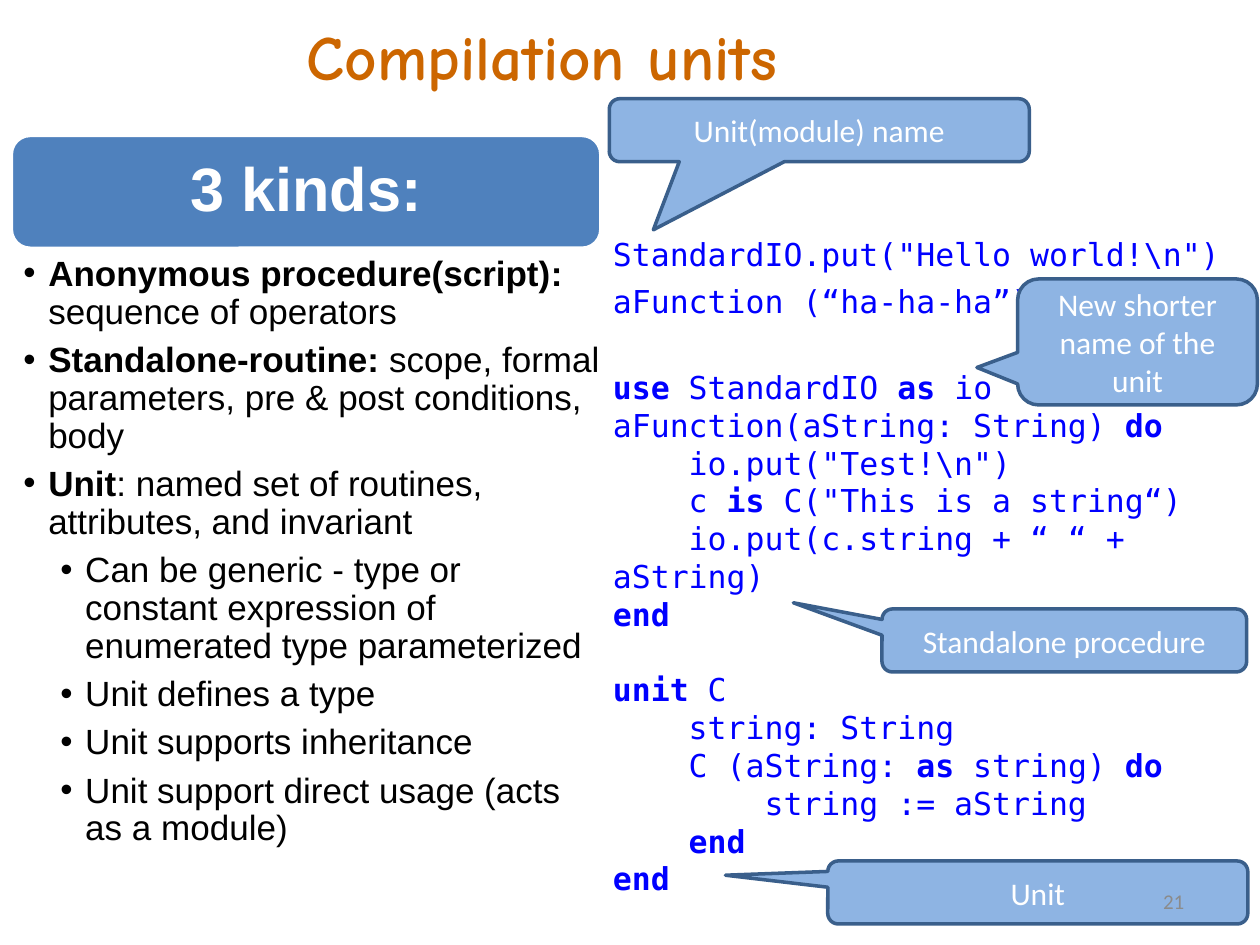
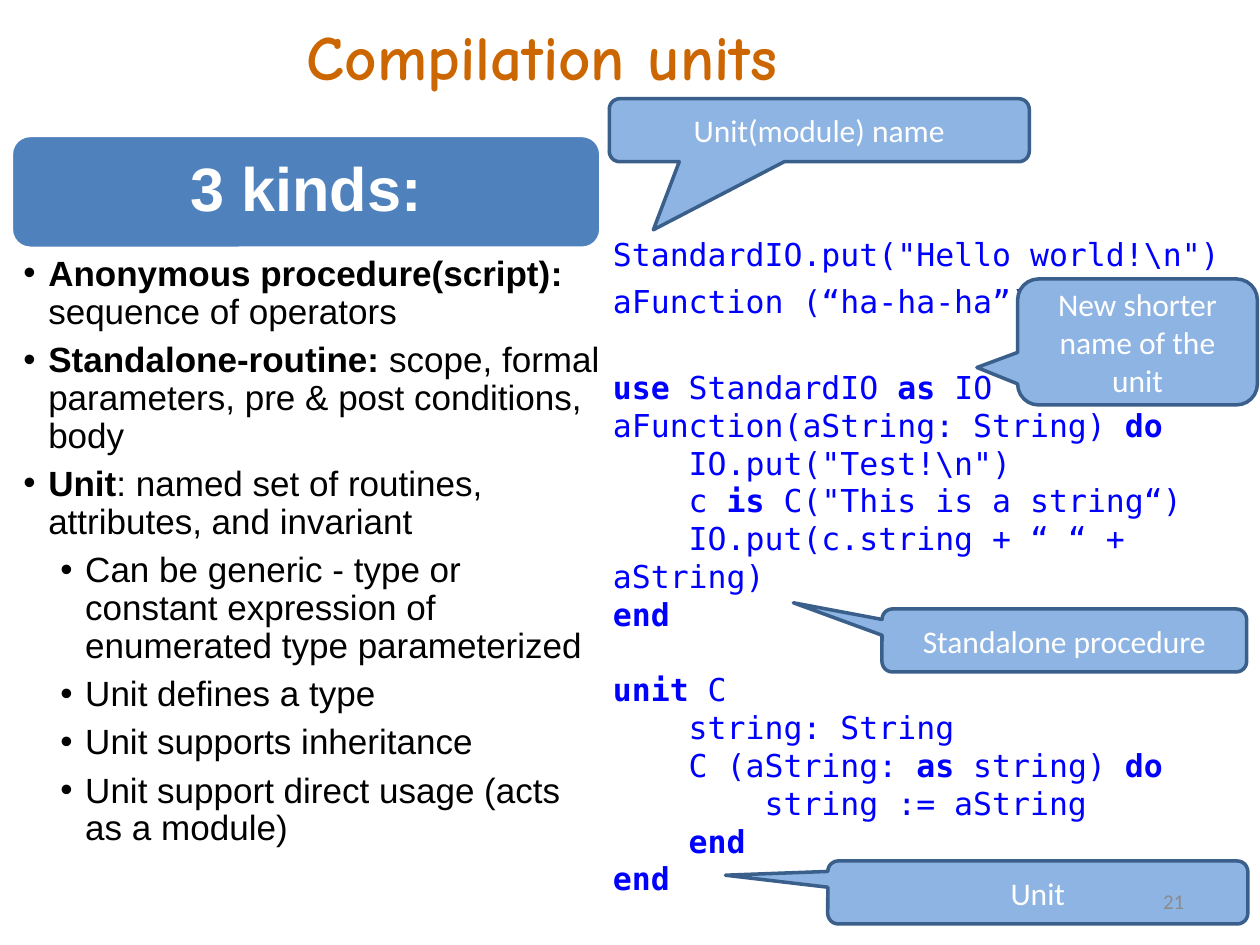
Before and after one commit to akanatov/SLang-, a slide deck: slide 21 of Docs/SLang E# 2022.pptx. Drawn at 1260x945 pixels with LibreOffice and Linux fonts; fonts in the diff are those of the drawing. Boxes give left, top, right and bottom in pixels: in the first picture for what was removed or moved away, otherwise in the second. Text is boxed around its words. In the diff, an @@ line names an element or a change of style, - is before the commit and + after.

Commit message:
names of entities are started with low-case char while unit names are started with upper case one. Scanner and parser updated but AST not yet. New example dining philosophers compiled. SLang specification updated and promo slides as well

```diff
--- a/Docs/SLang E# 2022.pptx
+++ b/Docs/SLang E# 2022.pptx
@@ text at [613, 373, 1182, 891]: text changed @@
-use StandardIO as io
-aFunction(aString: String) do
-io.put("Test!\n")
-c is C("This is a string“)
-io.put(c.string + “ “ + aString)
-end
-unit C
-string: String
-C (aString: as string) do
-string := aString
-end
-end
+use StandardIO as IO
+aFunction(aString: String) do
+IO.put("Test!\n")
+c is C("This is a string“)
+IO.put(c.string + “ “ + aString)
+end
+unit C
+string: String
+C (aString: as string) do
+string := aString
+end
+end
```
Also in this commit, not shown: 11 other slides changed, 7 other files.
